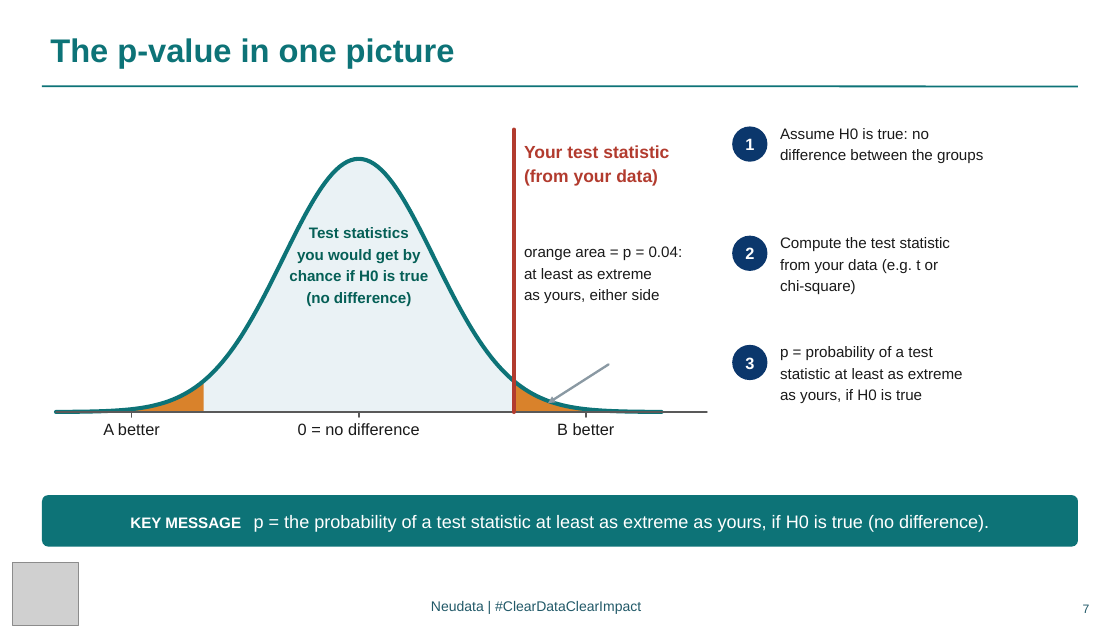
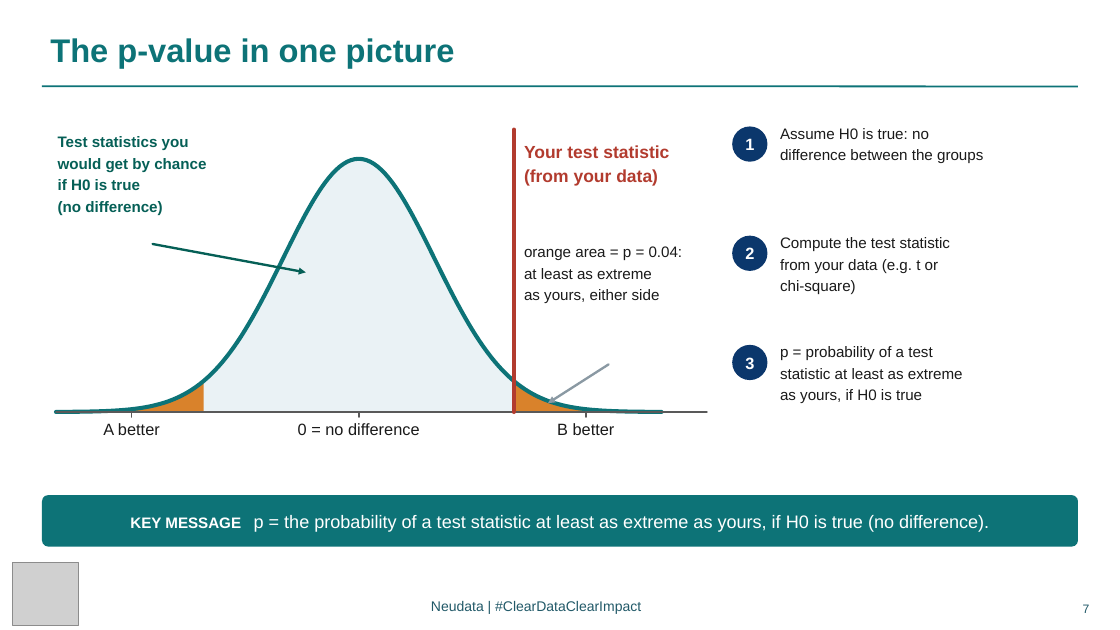
Before and after one commit to neu-data/FoundationsofClinicalResearch, a slide deck: slide 7 of en/files/slides/Session_6_EN.pptx. Drawn at 1120x630 pixels with LibreOffice and Linux fonts; fonts in the diff are those of the drawing; grey boxes stand for pictures. Boxes give left, top, right and bottom in pixels: in the first picture for what was removed or moved away, otherwise in the second. Text is boxed around its words. In the diff, an @@ line names an element or a change of style, - is before the commit and + after.

```diff
--- a/en/files/slides/Session_6_EN.pptx
+++ b/en/files/slides/Session_6_EN.pptx
@@ text "Test statistics you": place and size @@
-text "Test statistics you" at (289,227,429,306)
+text "Test statistics you" at (58,136,206,215)
@@ text at (58,136,206,190): text changed @@
-Test statistics
-you would get by
-chance if H0 is true
+Test statistics you
+would get by chance
+if H0 is true
@@ text at (58,201,162,215): alignment centre to left @@
@@ arrow added from (153, 245) to (306, 272), #055F56 2 pt @@
```
Also in this commit, not shown: 3 other files.
